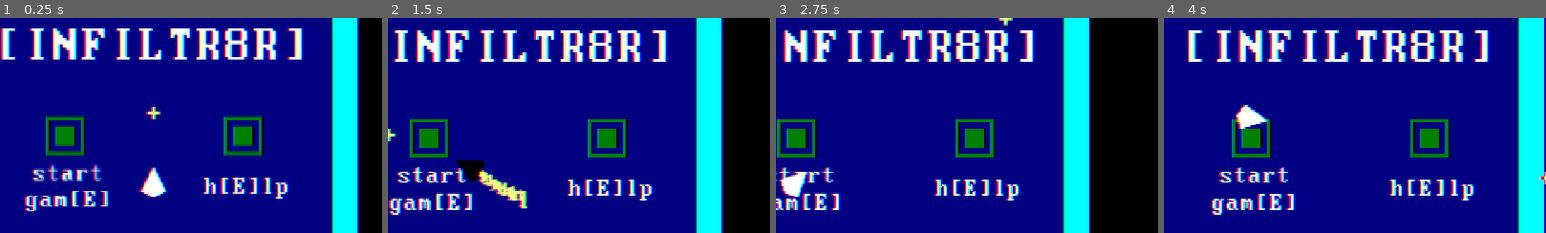
Above: before the commit, frames 1-4 (left to right).
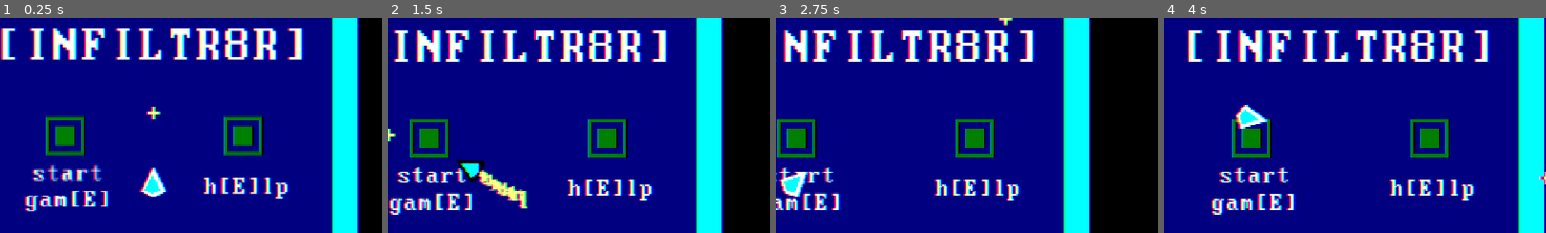
Above: after the commit, the same moments.

Repository: SnappyDragon64/INFILTR8R
Game: Godot game, scene res://main.tscn
Same seed, same stepped clock (60 frames per second), same inputs: the game is played once before the commit and once after it.
Inputs (mouse positions are % of the whole screen's width and height, from its top left):
- Up to frame 1 (0.25 s): no input
- Up to frame 2 (1.5 s): tap Enter at 0.5 s; move the mouse to (72, 45) at 0.52 s; hold D (move_right) 0.53-1.28 s; hold Ctrl (peek) 0.53-1.28 s; move the mouse to (30, 55) at 1.27 s; hold S (move_down) from 1.28 s (still down); tap Space (dash) at 1.35 s
- Up to frame 3 (2.75 s): tap Ctrl (peek) at 1.55 s; move the mouse to (60, 28) at 2.02 s; release S (move_down) at 2.03 s; hold D (move_right) from 2.03 s (still down); hold Ctrl (peek) from 2.03 s (still down); right-click (60, 28) at 2.1 s
- Up to frame 4 (4 s): move the mouse to (45, 70) at 2.77 s; release D (move_right) at 2.78 s; release Ctrl (peek) at 2.78 s; hold W (move_up) 2.78-3.53 s; tap E (interact) at 2.85 s; tap Ctrl (peek) at 3.05 s; move the mouse to (80, 65) at 3.52 s; hold A (move_left) from 3.53 s (still down); hold Ctrl (peek) from 3.53 s (still down)
The pictures show only the part of the screen within x 30-80%, y 28-78%; the shares and areas given below are measured in that part.

The runs differ from the first frame. In frame 1, 0.2% of the frame differs, in the area x 37-42%, y 72-83%; in frame 2, 0.2%, in the area x 19-24%, y 67-75%; in frame 3, 0.2%; in frame 4, 0.2%.

Commit message:
Added player skins

Diff:
--- a/entity/camera.gd
+++ b/entity/camera.gd
@@ -1,6 +1,6 @@
 extends Camera2D
 
-@export var peek_speed = 4
+@export var peek_speed = 4.0
 
 var x_min = 0
 var x_max = 0
--- /dev/null
+++ b/entity/misc/core.gd
@@ -0,0 +1,36 @@
+extends Node2D
+
+var skin = 0
+var MAP = {
+	'hex0': Color(0, 1, 1),
+	'hex1': Color(0.25, 0.25, 0.25),
+	'hex2': Color(0.75, 0.75, 0.75),
+	'hex3': Color(1, 1, 0),
+	'hex4': Color(1, 0, 0),
+}
+
+func _ready():
+	SaveData.update('hex0', true)
+	Signals.hurt.connect(_on_hurt)
+
+func _on_hurt():
+	for child in get_children():
+		if child.is_visible():
+			child.set_visible(false)
+			break
+
+func _process(_delta):
+	if Input.is_action_just_pressed('skin'):
+		increment_shift()
+		var key = 'hex' + str(skin)
+
+		while not SaveData.check(key):
+			increment_shift()
+			key = 'hex' + str(skin)
+
+		var val = MAP.get(key)
+		set_modulate(val)
+
+func increment_shift():
+	skin += 1
+	skin %= 5
--- /dev/null
+++ b/entity/misc/core.tscn
@@ -0,0 +1,20 @@
+[gd_scene load_steps=2 format=3 uid="uid://xex08xrotx1y"]
+
+[ext_resource type="Script" path="res://entity/misc/core.gd" id="1_8rhqj"]
+
+[node name="core" type="Node2D"]
+modulate = Color(0, 1, 1, 1)
+scale = Vector2(10, 10)
+script = ExtResource("1_8rhqj")
+
+[node name="0" type="Polygon2D" parent="."]
+polygon = PackedVector2Array(0, 0, 2, 0.75, 0, -3.25)
+
+[node name="1" type="Polygon2D" parent="."]
+polygon = PackedVector2Array(0, 0, -2, 0.75, 0, -3.25)
+
+[node name="2" type="Polygon2D" parent="."]
+polygon = PackedVector2Array(0, 0, -2, 0.75, 0, 1.75)
+
+[node name="3" type="Polygon2D" parent="."]
+polygon = PackedVector2Array(0, 0, 2, 0.75, 0, 1.75)
--- a/entity/player.tscn
+++ b/entity/player.tscn
@@ -1,7 +1,8 @@
-[gd_scene load_steps=5 format=3 uid="uid://dr4xt8yd2ch3x"]
+[gd_scene load_steps=6 format=3 uid="uid://dr4xt8yd2ch3x"]
 
 [ext_resource type="Script" path="res://entity/player.gd" id="1_4rxmn"]
 [ext_resource type="PackedScene" uid="uid://cgw1j2qxbykgs" path="res://entity/weapon/laser.tscn" id="2_306yu"]
+[ext_resource type="PackedScene" uid="uid://xex08xrotx1y" path="res://entity/misc/core.tscn" id="2_mv714"]
 [ext_resource type="PackedScene" uid="uid://ckt27me3e6j6h" path="res://entity/misc/warning.tscn" id="3_mo4pw"]
 
 [sub_resource type="RectangleShape2D" id="RectangleShape2D_urwkb"]
@@ -14,6 +15,8 @@
 [node name="polygon" type="Polygon2D" parent="."]
 position = Vector2(0, 28)
 polygon = PackedVector2Array(-32, -16, 0, 0, 32, -16, 0, -80)
+
+[node name="core" parent="." instance=ExtResource("2_mv714")]
 
 [node name="hitbox" type="CollisionPolygon2D" parent="."]
 position = Vector2(0, 28)
--- a/game/save_data.gd
+++ b/game/save_data.gd
@@ -11,6 +11,11 @@
 	'shiny3': false,
 	'shiny4': false,
 	'shiny5': false,
+	'hex0': true,
+	'hex1': false,
+	'hex2': false,
+	'hex3': false,
+	'hex4': false,
 }
 
 func _ready():
--- a/level/game/000.gd
+++ b/level/game/000.gd
@@ -9,3 +9,6 @@
 	elif id == 3:
 		SaveData.update(1, true)
 		Signals.change_level.emit(load('res://level/game/map.tscn'), 0)
+
+func _on_hex_area_entered(area):
+	SaveData.update('hex1', true)
--- a/level/game/000.tscn
+++ b/level/game/000.tscn
@@ -34,23 +34,15 @@
 
 [node name="tilemap" type="TileMap" parent="."]
 tile_set = ExtResource("1_xyrm6")
-cell_quadrant_size = 64
+rendering_quadrant_size = 64
 format = 2
 layer_0/name = "walls"
 layer_0/z_index = 100
 layer_0/tile_data = PackedInt32Array(-131074, 0, 1, -65539, 0, 1, -3, 0, 1, 65533, 0, 1, 131069, 0, 1, 196605, 0, 1, 13 …(8588 unchanged characters)…
 layer_1/name = "floor"
-layer_1/enabled = true
-layer_1/modulate = Color(1, 1, 1, 1)
-layer_1/y_sort_enabled = false
-layer_1/y_sort_origin = 0
 layer_1/z_index = -100
 layer_1/tile_data = PackedInt32Array(-2, 0, 0, 65534, 0, 0, 131070, 0, 0, -65537, 0, 0, -1, 0, 0, 65535, 0, 0, 131071,  …(6997 unchanged characters)…
 layer_2/name = "illusion"
-layer_2/enabled = true
-layer_2/modulate = Color(1, 1, 1, 1)
-layer_2/y_sort_enabled = false
-layer_2/y_sort_origin = 0
 layer_2/z_index = 100
 layer_2/tile_data = PackedInt32Array()
 
@@ -291,10 +283,11 @@
 [node name="end" type="Marker2D" parent="camera_anchor7"]
 position = Vector2(-2000, -2000)
 
-[connection signal="area_entered" from="camera_anchor" to="camera_anchor" method="_on_area_entered" flags=18]
-[connection signal="area_entered" from="camera_anchor2" to="camera_anchor2" method="_on_area_entered" flags=18]
-[connection signal="area_entered" from="camera_anchor3" to="camera_anchor3" method="_on_area_entered" flags=18]
-[connection signal="area_entered" from="camera_anchor4" to="camera_anchor4" method="_on_area_entered" flags=18]
-[connection signal="area_entered" from="camera_anchor5" to="camera_anchor5" method="_on_area_entered" flags=18]
-[connection signal="area_entered" from="camera_anchor6" to="camera_anchor6" method="_on_area_entered" flags=18]
-[connection signal="area_entered" from="camera_anchor7" to="camera_anchor7" method="_on_area_entered" flags=18]
+[connection signal="area_entered" from="camera_anchor" to="camera_anchor" method="_on_area_entered"]
+[connection signal="area_entered" from="camera_anchor2" to="camera_anchor2" method="_on_area_entered"]
+[connection signal="area_entered" from="camera_anchor3" to="camera_anchor3" method="_on_area_entered"]
+[connection signal="area_entered" from="camera_anchor4" to="camera_anchor4" method="_on_area_entered"]
+[connection signal="area_entered" from="camera_anchor5" to="camera_anchor5" method="_on_area_entered"]
+[connection signal="area_entered" from="camera_anchor6" to="camera_anchor6" method="_on_area_entered"]
+[connection signal="area_entered" from="camera_anchor7" to="." method="_on_hex_area_entered"]
+[connection signal="area_entered" from="camera_anchor7" to="camera_anchor7" method="_on_area_entered"]
--- a/level/game/001.gd
+++ b/level/game/001.gd
@@ -9,3 +9,6 @@
 	elif id == 4:
 		SaveData.update(2, true)
 		Signals.change_level.emit(load('res://level/game/map.tscn'), 0)
+
+func _on_hex_area_entered(area):
+	SaveData.update('hex2', true)
--- a/level/game/001.tscn
+++ b/level/game/001.tscn
@@ -548,4 +548,5 @@
 [connection signal="area_entered" from="camera_anchor6" to="camera_anchor6" method="_on_area_entered"]
 [connection signal="area_entered" from="camera_anchor7" to="camera_anchor7" method="_on_area_entered"]
 [connection signal="area_entered" from="camera_anchor8" to="camera_anchor8" method="_on_area_entered"]
+[connection signal="area_entered" from="camera_anchor9" to="." method="_on_hex_area_entered"]
 [connection signal="area_entered" from="camera_anchor9" to="camera_anchor9" method="_on_area_entered"]
--- a/level/game/010.gd
+++ b/level/game/010.gd
@@ -17,3 +17,6 @@
 	elif id == 6:
 		SaveData.update(3, true)
 		Signals.change_level.emit(load('res://level/game/map.tscn'), 1)
+
+func _on_hex_area_entered(area):
+	SaveData.update('hex3', true)
--- a/level/game/010.tscn
+++ b/level/game/010.tscn
@@ -30,6 +30,9 @@
 [sub_resource type="RectangleShape2D" id="RectangleShape2D_l0dxb"]
 size = Vector2(128, 128)
 
+[sub_resource type="RectangleShape2D" id="RectangleShape2D_4dpaw"]
+size = Vector2(128, 128)
+
 [node name="010" type="Node2D"]
 position = Vector2(0, -64)
 script = ExtResource("1_mgldy")
@@ -787,6 +790,20 @@
 
 [node name="end" type="Marker2D" parent="camera_anchor26"]
 position = Vector2(0, -320)
+
+[node name="camera_anchor27" type="Area2D" parent="." groups=["gizmo"]]
+position = Vector2(0, -4800)
+script = ExtResource("17_1bs5s")
+
+[node name="hitbox" type="CollisionShape2D" parent="camera_anchor27"]
+scale = Vector2(1.00583, 1)
+shape = SubResource("RectangleShape2D_4dpaw")
+
+[node name="start" type="Marker2D" parent="camera_anchor27"]
+position = Vector2(4000, 1600)
+
+[node name="end" type="Marker2D" parent="camera_anchor27"]
+position = Vector2(-4000, -400)
 
 [connection signal="area_entered" from="camera_anchor" to="camera_anchor" method="_on_area_entered"]
 [connection signal="area_entered" from="camera_anchor2" to="camera_anchor2" method="_on_area_entered"]
@@ -814,3 +831,5 @@
 [connection signal="area_entered" from="camera_anchor24" to="camera_anchor24" method="_on_area_entered"]
 [connection signal="area_entered" from="camera_anchor25" to="camera_anchor25" method="_on_area_entered"]
 [connection signal="area_entered" from="camera_anchor26" to="camera_anchor26" method="_on_area_entered"]
+[connection signal="area_entered" from="camera_anchor27" to="." method="_on_hex_area_entered"]
+[connection signal="area_entered" from="camera_anchor27" to="camera_anchor27" method="_on_area_entered"]
--- a/level/game/011.gd
+++ b/level/game/011.gd
@@ -45,3 +45,6 @@
 			$power_brick7.reset()
 			$power_brick8.reset()
 			puzzle_sequence.clear()
+
+func _on_hex_area_entered(area):
+	SaveData.update('hex4', true)
--- a/level/game/011.tscn
+++ b/level/game/011.tscn
@@ -733,7 +733,6 @@
 position = Vector2(-1920, -832)
 
 [node name="camera_anchor" type="Area2D" parent="." groups=["gizmo"]]
-visible = false
 script = ExtResource("22_vljg4")
 metadata/_edit_group_ = true
 
@@ -747,7 +746,6 @@
 [node name="end" type="Marker2D" parent="camera_anchor"]
 
 [node name="camera_anchor2" type="Area2D" parent="." groups=["gizmo"]]
-visible = false
 position = Vector2(-832, 832)
 script = ExtResource("22_vljg4")
 metadata/_edit_group_ = true
@@ -762,7 +760,6 @@
 [node name="end" type="Marker2D" parent="camera_anchor2"]
 
 [node name="camera_anchor3" type="Area2D" parent="." groups=["gizmo"]]
-visible = false
 position = Vector2(-832, 0)
 script = ExtResource("22_vljg4")
 metadata/_edit_group_ = true
@@ -777,7 +774,6 @@
 [node name="end" type="Marker2D" parent="camera_anchor3"]
 
 [node name="camera_anchor4" type="Area2D" parent="." groups=["gizmo"]]
-visible = false
 position = Vector2(-1664, 0)
 script = ExtResource("22_vljg4")
 metadata/_edit_group_ = true
@@ -792,7 +788,6 @@
 [node name="end" type="Marker2D" parent="camera_anchor4"]
 
 [node name="camera_anchor5" type="Area2D" parent="." groups=["gizmo"]]
-visible = false
 position = Vector2(-1664, -832)
 script = ExtResource("22_vljg4")
 metadata/_edit_group_ = true
@@ -807,7 +802,6 @@
 [node name="end" type="Marker2D" parent="camera_anchor5"]
 
 [node name="camera_anchor6" type="Area2D" parent="." groups=["gizmo"]]
-visible = false
 position = Vector2(-832, -832)
 script = ExtResource("22_vljg4")
 metadata/_edit_group_ = true
@@ -822,7 +816,6 @@
 [node name="end" type="Marker2D" parent="camera_anchor6"]
 
 [node name="camera_anchor7" type="Area2D" parent="." groups=["gizmo"]]
-visible = false
 position = Vector2(0, -832)
 script = ExtResource("22_vljg4")
 metadata/_edit_group_ = true
@@ -837,7 +830,6 @@
 [node name="end" type="Marker2D" parent="camera_anchor7"]
 
 [node name="camera_anchor8" type="Area2D" parent="." groups=["gizmo"]]
-visible = false
 position = Vector2(832, -832)
 script = ExtResource("22_vljg4")
 metadata/_edit_group_ = true
@@ -852,7 +844,6 @@
 [node name="end" type="Marker2D" parent="camera_anchor8"]
 
 [node name="camera_anchor9" type="Area2D" parent="." groups=["gizmo"]]
-visible = false
 position = Vector2(832, 0)
 script = ExtResource("22_vljg4")
 metadata/_edit_group_ = true
@@ -867,7 +858,6 @@
 [node name="end" type="Marker2D" parent="camera_anchor9"]
 
 [node name="camera_anchor10" type="Area2D" parent="." groups=["gizmo"]]
-visible = false
 position = Vector2(1664, 0)
 script = ExtResource("22_vljg4")
 metadata/_edit_group_ = true
@@ -882,7 +872,6 @@
 [node name="end" type="Marker2D" parent="camera_anchor10"]
 
 [node name="camera_anchor11" type="Area2D" parent="." groups=["gizmo"]]
-visible = false
 position = Vector2(1664, -832)
 script = ExtResource("22_vljg4")
 metadata/_edit_group_ = true
@@ -897,7 +886,6 @@
 [node name="end" type="Marker2D" parent="camera_anchor11"]
 
 [node name="camera_anchor12" type="Area2D" parent="." groups=["gizmo"]]
-visible = false
 position = Vector2(0, -2496)
 script = ExtResource("22_vljg4")
 metadata/_edit_group_ = true
@@ -912,7 +900,6 @@
 [node name="end" type="Marker2D" parent="camera_anchor12"]
 
 [node name="camera_anchor13" type="Area2D" parent="." groups=["gizmo"]]
-visible = false
 position = Vector2(-832, -2496)
 script = ExtResource("22_vljg4")
 metadata/_edit_group_ = true
@@ -927,7 +914,6 @@
 [node name="end" type="Marker2D" parent="camera_anchor13"]
 
 [node name="camera_anchor14" type="Area2D" parent="." groups=["gizmo"]]
-visible = false
 position = Vector2(-1664, -2496)
 script = ExtResource("22_vljg4")
 metadata/_edit_group_ = true
@@ -942,7 +928,6 @@
 [node name="end" type="Marker2D" parent="camera_anchor14"]
 
 [node name="camera_anchor15" type="Area2D" parent="." groups=["gizmo"]]
-visible = false
 position = Vector2(-1664, -3328)
 script = ExtResource("22_vljg4")
 metadata/_edit_group_ = true
@@ -957,7 +942,6 @@
 [node name="end" type="Marker2D" parent="camera_anchor15"]
 
 [node name="camera_anchor16" type="Area2D" parent="." groups=["gizmo"]]
-visible = false
 position = Vector2(-832, -3328)
 script = ExtResource("22_vljg4")
 metadata/_edit_group_ = true
@@ -972,7 +956,6 @@
 [node name="end" type="Marker2D" parent="camera_anchor16"]
 
 [node name="camera_anchor17" type="Area2D" parent="." groups=["gizmo"]]
-visible = false
 position = Vector2(0, -3328)
 script = ExtResource("22_vljg4")
 metadata/_edit_group_ = true
@@ -987,7 +970,6 @@
 [node name="end" type="Marker2D" parent="camera_anchor17"]
 
 [node name="camera_anchor18" type="Area2D" parent="." groups=["gizmo"]]
-visible = false
 position = Vector2(832, -3328)
 script = ExtResource("22_vljg4")
 metadata/_edit_group_ = true
@@ -1002,7 +984,6 @@
 [node name="end" type="Marker2D" parent="camera_anchor18"]
 
 [node name="camera_anchor19" type="Area2D" parent="." groups=["gizmo"]]
-visible = false
 position = Vector2(832, -2496)
 script = ExtResource("22_vljg4")
 metadata/_edit_group_ = true
@@ -1017,7 +998,6 @@
 [node name="end" type="Marker2D" parent="camera_anchor19"]
 
 [node name="camera_anchor20" type="Area2D" parent="." groups=["gizmo"]]
-visible = false
 position = Vector2(1664, -2496)
 script = ExtResource("22_vljg4")
 metadata/_edit_group_ = true
@@ -1032,7 +1012,6 @@
 [node name="end" type="Marker2D" parent="camera_anchor20"]
 
 [node name="camera_anchor21" type="Area2D" parent="." groups=["gizmo"]]
-visible = false
 position = Vector2(1664, -3328)
 script = ExtResource("22_vljg4")
 metadata/_edit_group_ = true
@@ -1047,7 +1026,6 @@
 [node name="end" type="Marker2D" parent="camera_anchor21"]
 
 [node name="camera_anchor22" type="Area2D" parent="." groups=["gizmo"]]
-visible = false
 position = Vector2(0, -1664)
 script = ExtResource("22_vljg4")
 metadata/_edit_group_ = true
@@ -1062,7 +1040,6 @@
 [node name="end" type="Marker2D" parent="camera_anchor22"]
 
 [node name="camera_anchor23" type="Area2D" parent="." groups=["gizmo"]]
-visible = false
 position = Vector2(-832, -1664)
 script = ExtResource("22_vljg4")
 metadata/_edit_group_ = true
@@ -1077,7 +1054,6 @@
 [node name="end" type="Marker2D" parent="camera_anchor23"]
 
 [node name="camera_anchor24" type="Area2D" parent="." groups=["gizmo"]]
-visible = false
 position = Vector2(-1664, -1664)
 script = ExtResource("22_vljg4")
 metadata/_edit_group_ = true
@@ -1092,7 +1068,6 @@
 [node name="end" type="Marker2D" parent="camera_anchor24"]
 
 [node name="camera_anchor25" type="Area2D" parent="." groups=["gizmo"]]
-visible = false
 position = Vector2(832, -1664)
 script = ExtResource("22_vljg4")
 metadata/_edit_group_ = true
@@ -1107,7 +1082,6 @@
 [node name="end" type="Marker2D" parent="camera_anchor25"]
 
 [node name="camera_anchor26" type="Area2D" parent="." groups=["gizmo"]]
-visible = false
 position = Vector2(1664, -1664)
 script = ExtResource("22_vljg4")
 metadata/_edit_group_ = true
@@ -1484,6 +1458,7 @@
 rotation = 1.5708
 
 [connection signal="area_entered" from="camera_anchor" to="camera_anchor" method="_on_area_entered"]
+[connection signal="area_entered" from="camera_anchor2" to="." method="_on_hex_area_entered"]
 [connection signal="area_entered" from="camera_anchor2" to="camera_anchor2" method="_on_area_entered"]
 [connection signal="area_entered" from="camera_anchor3" to="camera_anchor3" method="_on_area_entered"]
 [connection signal="area_entered" from="camera_anchor4" to="camera_anchor4" method="_on_area_entered"]
--- a/project.godot
+++ b/project.godot
@@ -135,8 +135,14 @@
 }
 shift={
 "deadzone": 0.5,
-"events": [null, Object(InputEventJoypadButton,"resource_local_to_scene":false,"resource_name":"","device":-1,"button_index":4,"pressure":0.0,"pressed":true,"script":null)
-, Object(InputEventKey,"resource_local_to_scene":false,"resource_name":"","device":-1,"window_id":0,"alt_pressed":false,"shift_pressed":false,"ctrl_pressed":false,"meta_pressed":false,"pressed":false,"keycode":0,"physical_keycode":4194332,"key_label":0,"unicode":0,"echo":false,"script":null)
+"events": [null, Object(InputEventKey,"resource_local_to_scene":false,"resource_name":"","device":-1,"window_id":0,"alt_pressed":false,"shift_pressed":false,"ctrl_pressed":false,"meta_pressed":false,"pressed":false,"keycode":0,"physical_keycode":4194332,"key_label":0,"unicode":0,"echo":false,"script":null)
+, Object(InputEventJoypadButton,"resource_local_to_scene":false,"resource_name":"","device":-1,"button_index":3,"pressure":0.0,"pressed":true,"script":null)
+]
+}
+skin={
+"deadzone": 0.5,
+"events": [Object(InputEventKey,"resource_local_to_scene":false,"resource_name":"","device":-1,"window_id":0,"alt_pressed":false,"shift_pressed":false,"ctrl_pressed":false,"meta_pressed":false,"pressed":false,"keycode":0,"physical_keycode":4194333,"key_label":0,"unicode":0,"echo":false,"script":null)
+, Object(InputEventJoypadButton,"resource_local_to_scene":false,"resource_name":"","device":-1,"button_index":1,"pressure":0.0,"pressed":true,"script":null)
 ]
 }
 
Not shown: 1 places in level/game/010.tscn that only renumber resources
